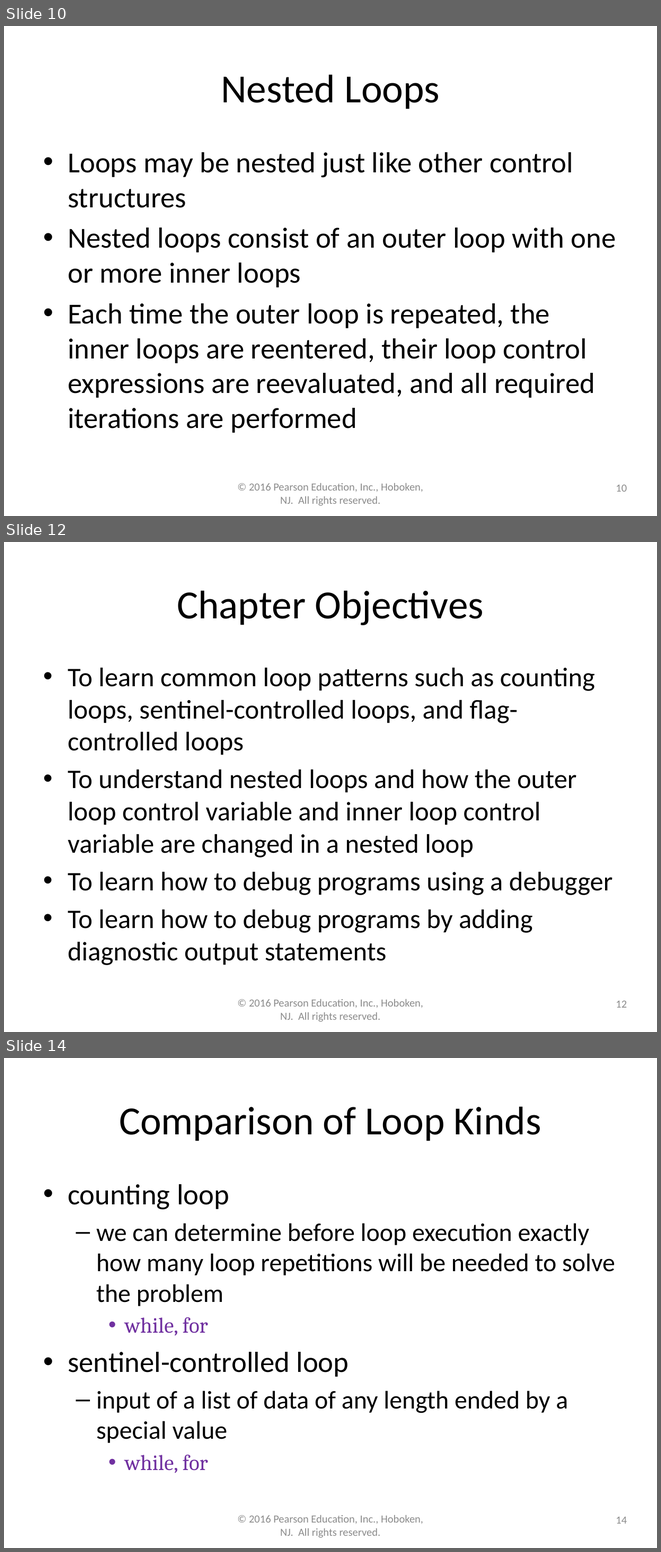
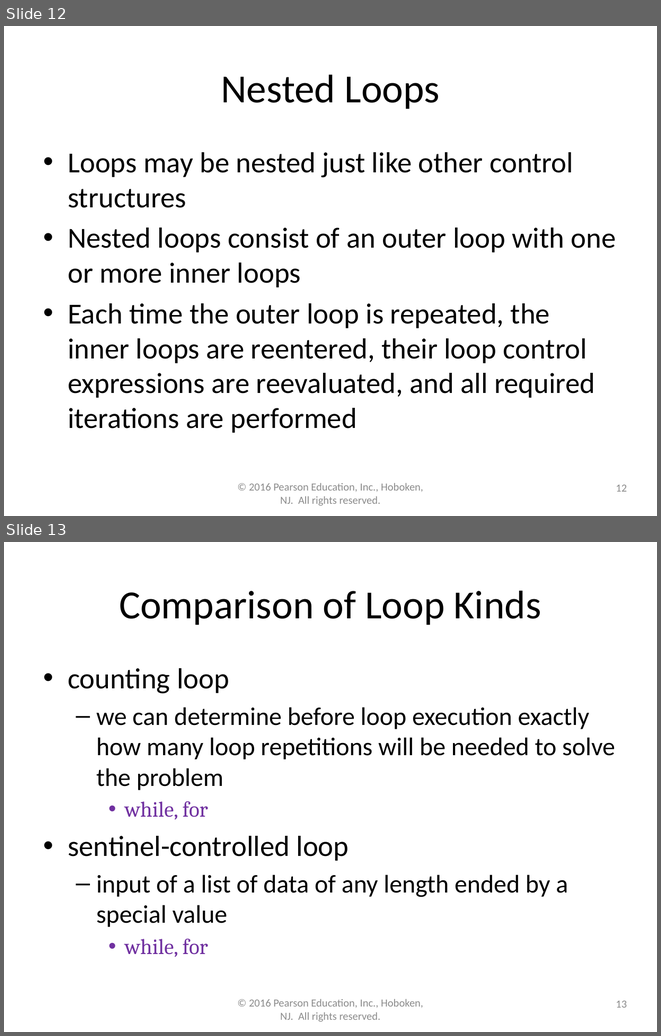
Before and after one commit to lgw2/lgw2.github.io, a slide deck: _teaching/csci112-fall-2023/lectures/ppts/Chapter5.pptx. Shown one above the other, each under a label of ours: slides 10, 12 and 14 before the commit, slides 12 and 13 after it; the slides between them are not shown. The pictures are 661x1552 and 661x1036 pixels, drawn with LibreOffice and Linux fonts; fonts in the diff are those of the drawing. Boxes give left, top, right and bottom in pixels: in the first picture for what was removed or moved away, otherwise in the second. Text is boxed around its words. In the diff, an @@ line names an element or a change of style, - is before the commit and + after.

```diff
--- a/_teaching/csci112-fall-2023/lectures/ppts/Chapter5.pptx
+++ b/_teaching/csci112-fall-2023/lectures/ppts/Chapter5.pptx
@@ slide 12 removed at (x1=4, y1=542, x2=657, y2=1032), background #FFFFFF @@
@@ title removed at (x1=177, y1=590, x2=484, y2=625) @@
-Chapter Objectives
@@ text removed at (x1=68, y1=668, x2=613, y2=965) @@
-• To learn common loop patterns such as counting loops, sentinel-controlled loops, and flag-controlled loops
-• To understand nested loops and how the outer loop control variable and inner loop control variable are changed in a nested loop
-• To learn how to debug programs using a debugger
-• To learn how to debug programs by adding diagnostic output statements
@@ text removed at (x1=249, y1=999, x2=423, y2=1022) @@
-© 2016 Pearson Education, Inc., Hoboken, NJ. All rights reserved.
@@ page number removed at (x1=616, y1=1000, x2=627, y2=1007) @@
-12
@@ what was slide 10 is now slide 12 @@
@@ page number at (x1=616, y1=484, x2=627, y2=491): text changed @@
-10
+12
@@ what was slide 14 is now slide 13 @@
@@ page number at (x1=616, y1=1000, x2=627, y2=1007): text changed @@
-14
+13
```
Also in this commit, not shown: 4 slides changed, 3 other slides removed, 3 other files.
